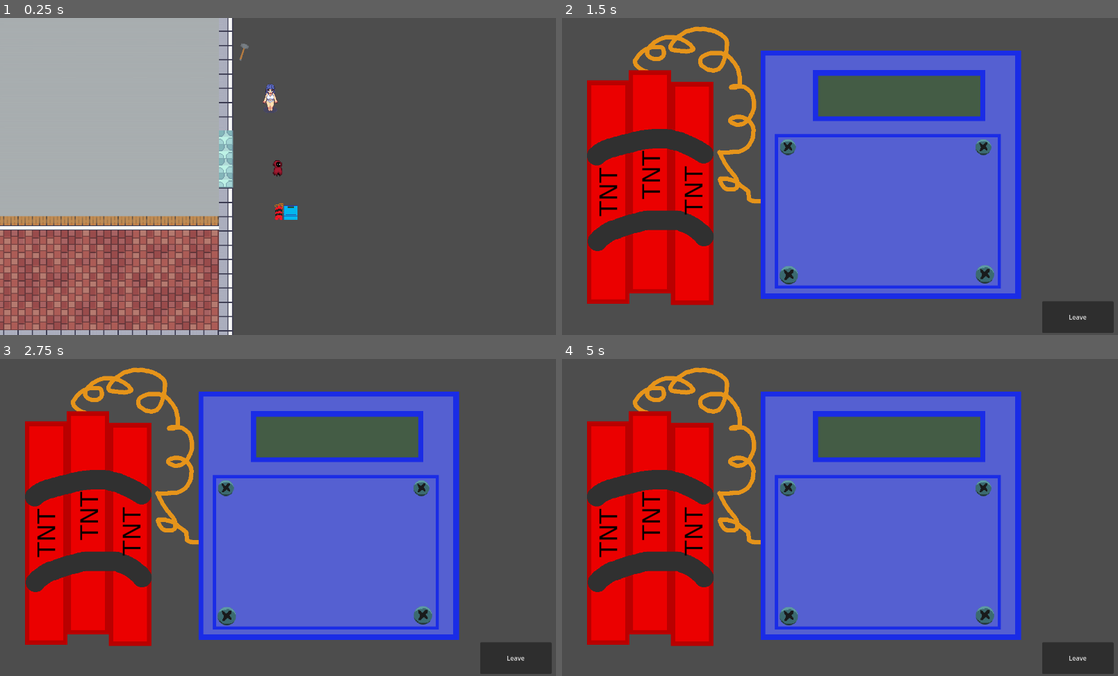
Above: before the commit, frames 1-4 (two rows, left to right).
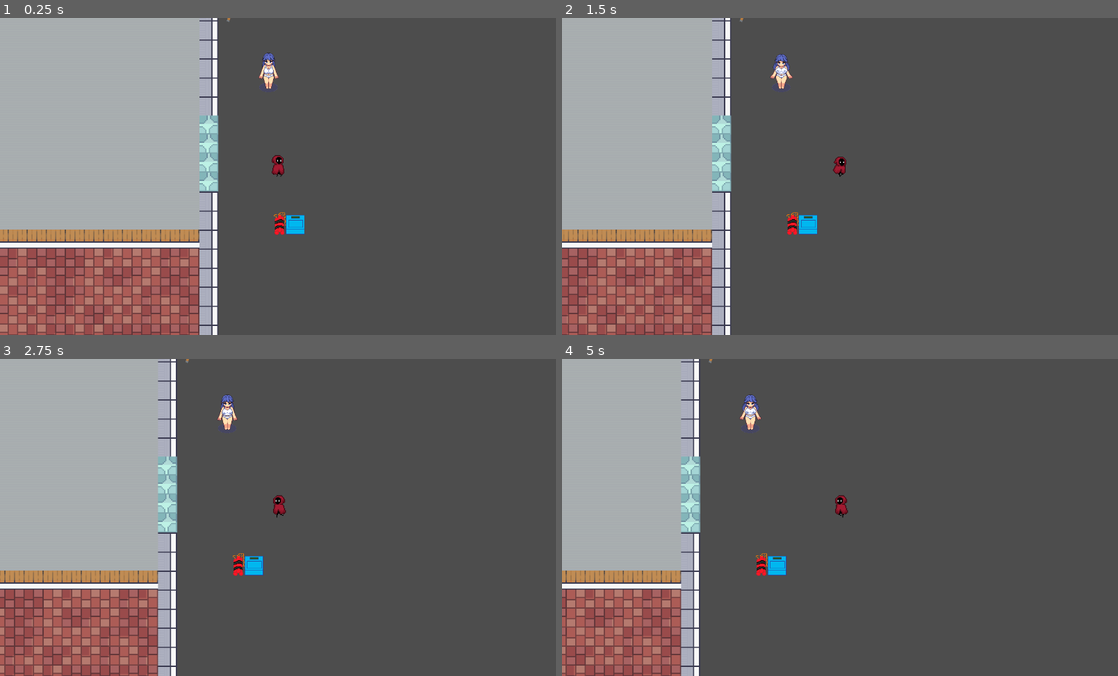
Above: after the commit, the same moments.

Repository: BrainFartScientist/bomb-game
Game: Godot game, scene res://scenes/level.tscn
Two runs of this game, one before a commit and one after it. Both use one fixed random seed, a clock stepped at 60 frames per second and the inputs below. This scene is started directly instead of the project's main scene.
Inputs (mouse positions are in pixels of both pictures, inside the frame that each line leads up to):
- Up to frame 1 (0.25 s): no input
- Up to frame 2 (1.5 s): tap Enter (ui_accept) at 0.5 s; move the mouse to (962, 160) at 0.52 s; hold D (move_right) from 0.53 s (still down); tap F (chat) at 0.6, 1.35 s; click (962, 160) at 0.67 s; tap Space (jump) at 0.77 s; move the mouse to (728, 192) at 1.27 s
- Up to frame 3 (2.75 s): tap Space (jump) at 1.52 s; move the mouse to (333, 447) at 2.02 s; release D (move_right) at 2.03 s; hold A (move_left) from 2.03 s (still down); tap F (chat) at 2.1 s
- Up to frame 4 (5 s): move the mouse to (812, 580) at 2.77 s; release A (move_left) at 2.78 s; hold D (move_right) 2.78-4.28 s; tap F (chat) at 2.85, 3.6, 4.35 s; click (812, 580) at 2.92 s; tap Space (jump) at 3.02, 3.77, 4.52 s; move the mouse to (1006, 565) at 3.52 s; move the mouse to (673, 469) at 4.27 s; hold A (move_left) from 4.28 s (still down)

The runs differ from the first frame. In frame 1, 15% of the frame differs, in the area x 0-55%, y 0-100%; in frame 2, 65%; in frame 3, 66%, in the area x 0-100%, y 0-100%; in frame 4, 62%.

Commit message:
Fixed bomb interaction range

Diff:
--- a/scenes/level.tscn
+++ b/scenes/level.tscn
@@ -1,12 +1,12 @@
-[gd_scene load_steps=10 format=4 uid="uid://c0dilndsxtb0b"]
+[gd_scene load_steps=11 format=4 uid="uid://c0dilndsxtb0b"]
 
 [ext_resource type="Texture2D" uid="uid://dn33au3kv2aw7" path="res://assets/graphics/tilemap/Interiors_free_48x48.png" id="1_ac0sr"]
 [ext_resource type="Texture2D" uid="uid://c1t43vysx4uwv" path="res://assets/graphics/tilemap/Room_Builder_free_48x48.png" id="2_6d3mg"]
 [ext_resource type="PackedScene" uid="uid://cknfqe3di5lqi" path="res://scenes/tools/hammer.tscn" id="3_7fmch"]
 [ext_resource type="PackedScene" uid="uid://y8atnhog85c4" path="res://scenes/npcs/npc_01.tscn" id="4_tk0dy"]
 [ext_resource type="PackedScene" uid="uid://b7rqkmih4nqjp" path="res://scenes/player.tscn" id="5_2rqd1"]
+[ext_resource type="Script" path="res://scripts/npc_roaming.gd" id="5_a2u4c"]
 [ext_resource type="PackedScene" uid="uid://bokajgctmqvq3" path="res://scenes/bombs/bomb_01_overworld.tscn" id="6_k1dbt"]
-[ext_resource type="PackedScene" uid="uid://bpncfgpx27jw1" path="res://scenes/player.tscn" id="5_2rqd1"]
 
 [sub_resource type="TileSetAtlasSource" id="TileSetAtlasSource_gbuud"]
 texture = ExtResource("1_ac0sr")
@@ -1458,7 +1458,6 @@
 sources/1 = SubResource("TileSetAtlasSource_y5upk")
 
 [node name="Level" type="Node2D"]
-y_sort_enabled = true
 
 [node name="TileMapLayer" type="TileMapLayer" parent="."]
 position = Vector2(18, 76)
@@ -1469,14 +1468,13 @@
 position = Vector2(2689, 481)
 
 [node name="NPC01" parent="." instance=ExtResource("4_tk0dy")]
-position = Vector2(2782, 678)
+position = Vector2(2783, 678)
+script = ExtResource("5_a2u4c")
 
 [node name="Player" parent="." instance=ExtResource("5_2rqd1")]
 position = Vector2(2808, 902)
 
 [node name="Camera2D" type="Camera2D" parent="Player"]
-position = Vector2(0.5, 0)
-zoom = Vector2(0.75, 0.75)
 
 [node name="Bomb01Overworld" parent="." instance=ExtResource("6_k1dbt")]
 position = Vector2(2832, 1022)
--- a/scripts/bombs/Bomb_01/bomb_01_overworld.gd
+++ b/scripts/bombs/Bomb_01/bomb_01_overworld.gd
@@ -18,5 +18,5 @@
 		player_in_range = false
 
 func _process(delta):
-	if Input.is_action_just_pressed("chat"):
+	if Input.is_action_just_pressed("chat") and player_in_range:
 		GameState.access_bomb("res://scenes/level.tscn", "res://scenes/bomb.tscn")
